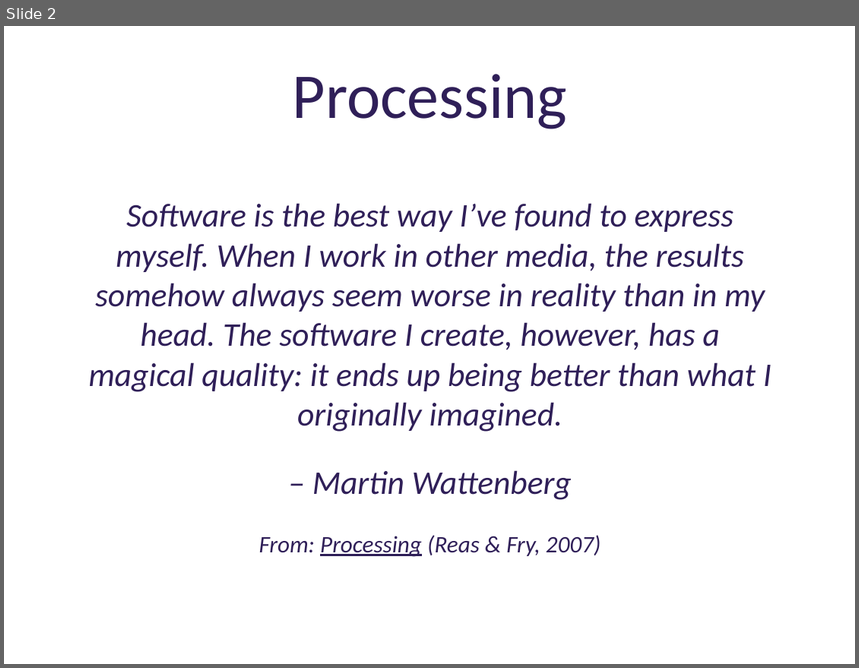
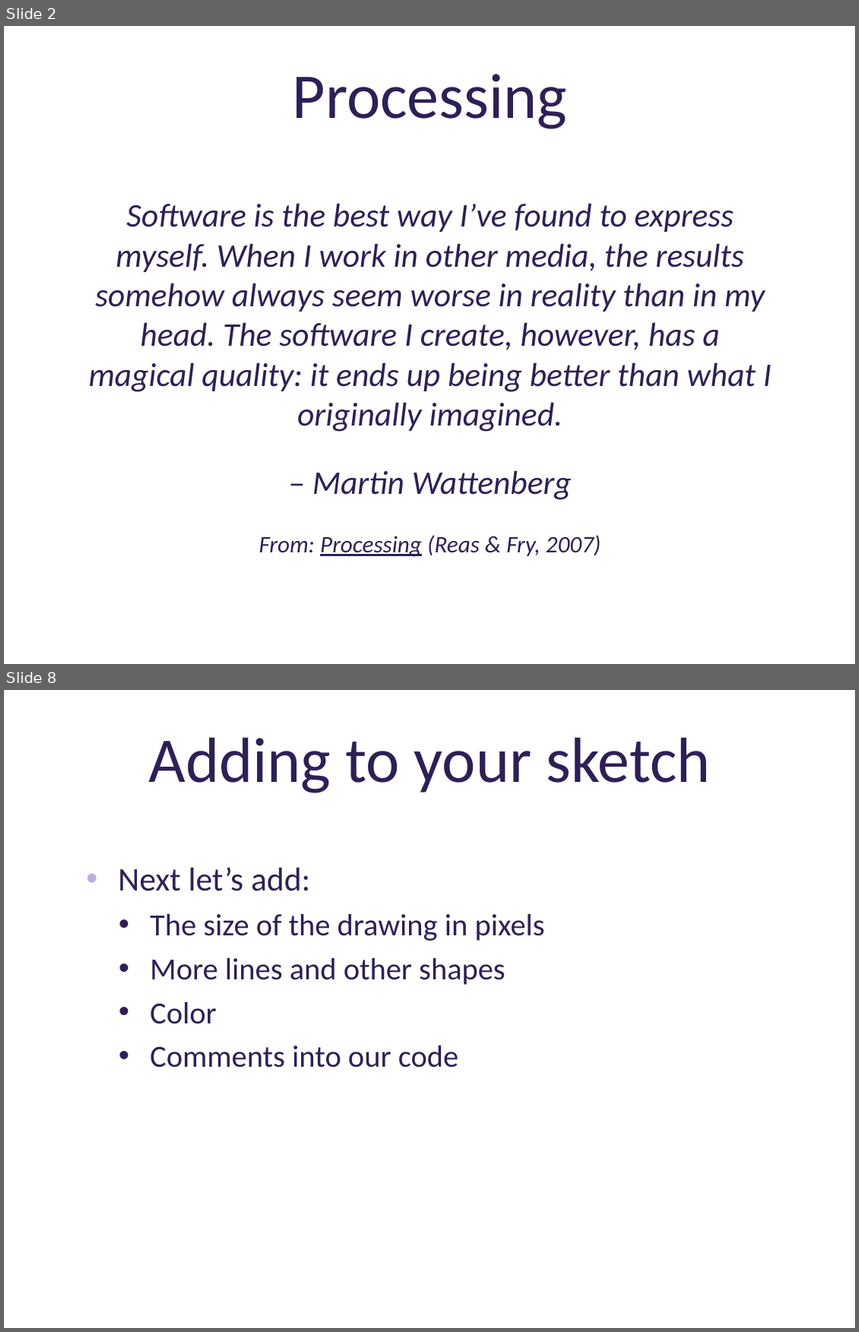
Before and after one commit to deenaengel/TF3_ProcessingSlides, a slide deck: Processing_Presentation_TF3_DE_notes.pptx. Shown one above the other, each under a label of ours: slide 2 before the commit, slides 2 and 8 after it; the slides between them are not shown. The pictures are 859x668 and 859x1332 pixels, drawn with LibreOffice and Linux fonts; fonts in the diff are those of the drawing; background and template pictures are left out. Boxes give left, top, right and bottom in pixels: in the first picture for what was removed or moved away, otherwise in the second. Text is boxed around its words. In the diff, an @@ line names an element or a change of style, - is before the commit and + after.

Commit message:
Added introduction to color, shapes; brief bibliography for Part 1

```diff
--- a/Processing_Presentation_TF3_DE_notes.pptx
+++ b/Processing_Presentation_TF3_DE_notes.pptx
@@ slide 8 added at (4, 690, 855, 1328), background picture (left out) @@
@@ title added at (149, 737, 711, 793), 54 pt, text #2F1F58 @@
+Adding to your sketch
@@ text added at (118, 867, 545, 1068), 26 pt, text #2F1F58 @@
+• Next let’s add:
+  • The size of the drawing in pixels
+  • More lines and other shapes
+  • Color
+  • Comments into our code
```
Also in this commit, not shown: 2 slides changed, 15 other slides added, 1 slide removed.
